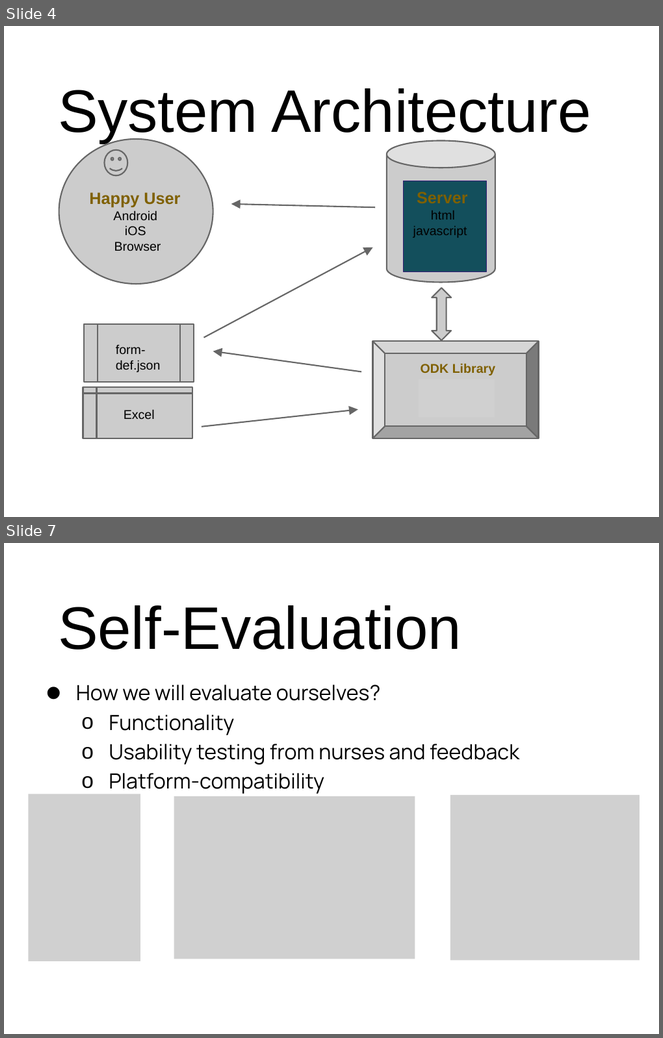
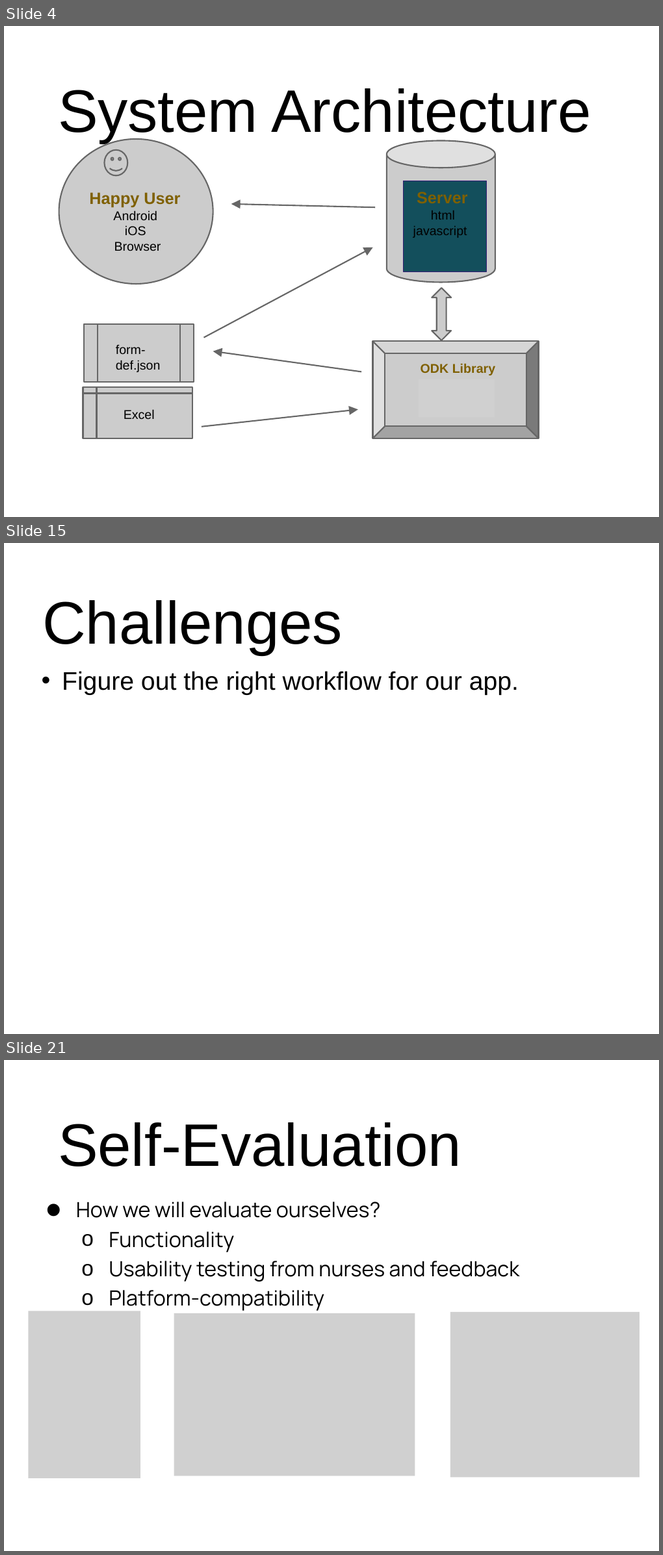
Before and after one commit to xiaoj/481web, a slide deck: presentation/Final Presentation.pptx. Shown one above the other, each under a label of ours: slides 4 and 7 before the commit, slides 4, 15 and 21 after it; the slides between them are not shown. The pictures are 663x1038 and 663x1555 pixels, drawn with LibreOffice and Linux fonts; fonts in the diff are those of the drawing; grey boxes stand for pictures; background and template pictures are left out. Boxes give left, top, right and bottom in pixels: in the first picture for what was removed or moved away, otherwise in the second. Text is boxed around its words. In the diff, an @@ line names an element or a change of style, - is before the commit and + after.

```diff
--- a/presentation/Final Presentation.pptx
+++ b/presentation/Final Presentation.pptx
@@ slide 15 added at box(4, 543, 659, 1034), background picture (left out) @@
@@ title added at box(42, 600, 343, 654), 66 pt, text #000000 @@
+Challenges
@@ text added at box(62, 671, 519, 695), 28 pt, text #000000 @@
+• Figure out the right workflow for our app.
@@ what was slide 7 is now slide 21 @@
```
Also in this commit, not shown: 15 other slides added, 2 slides removed.
